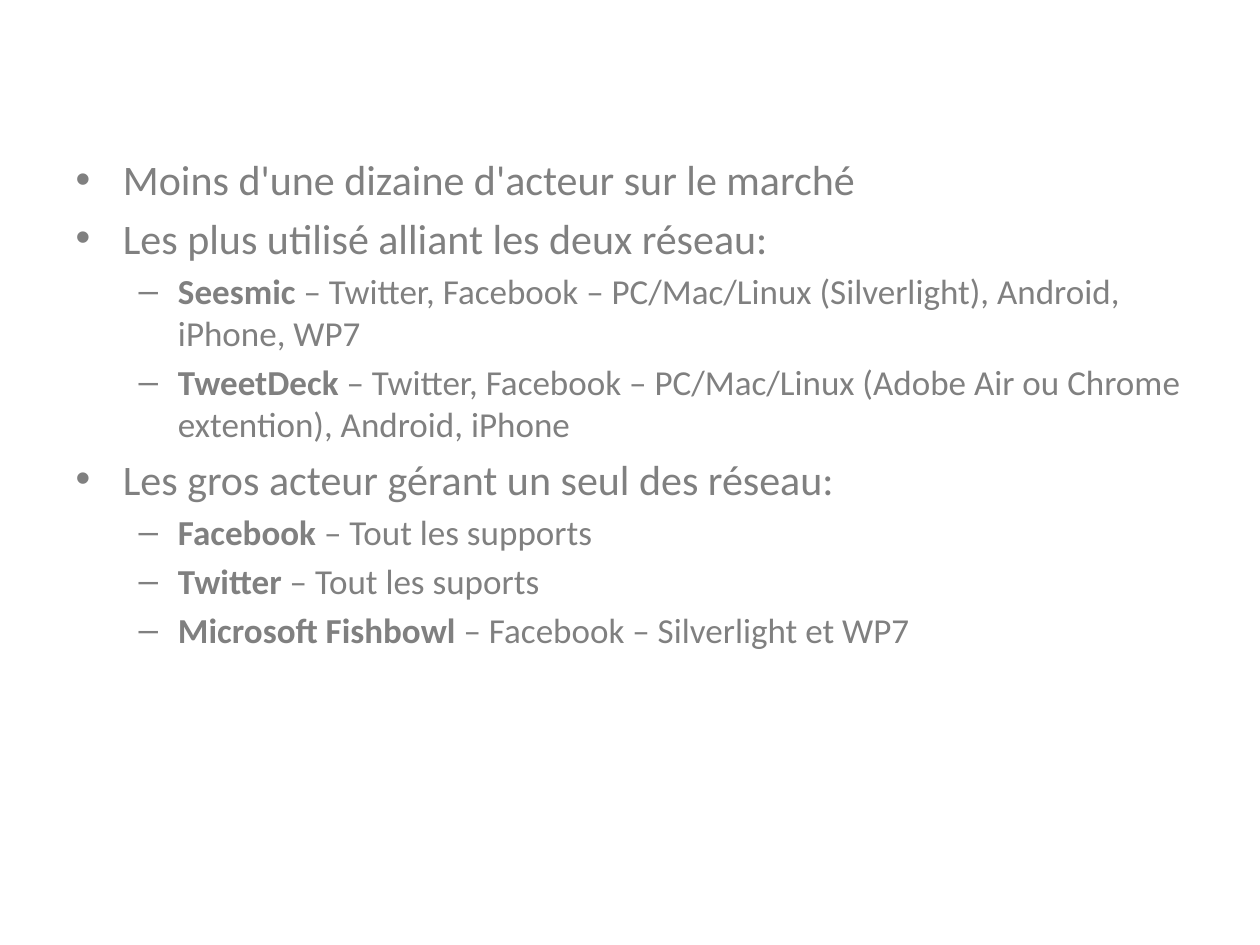
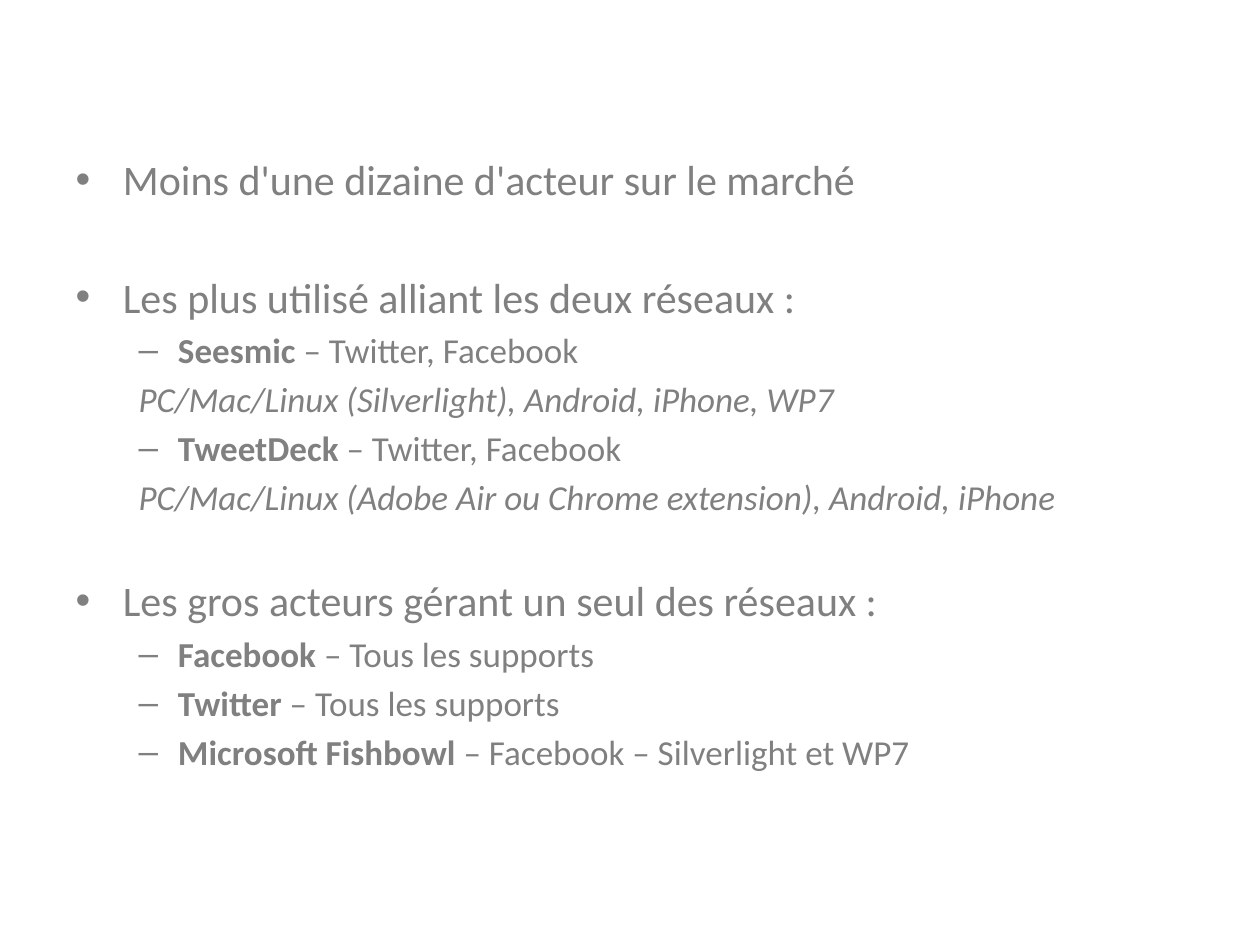
Before and after one commit to Riges/eip-silverlight, a slide deck: slide 6 of Docs/eip 10.09.11/myNETwork.pptx. Drawn at 1260x945 pixels with LibreOffice and Linux fonts; fonts in the diff are those of the drawing; background and template pictures are left out. Boxes give left, top, right and bottom in pixels: in the first picture for what was removed or moved away, otherwise in the second. Text is boxed around its words. In the diff, an @@ line names an element or a change of style, - is before the commit and + after.

```diff
--- a/Docs/eip 10.09.11/myNETwork.pptx
+++ b/Docs/eip 10.09.11/myNETwork.pptx
@@ text at (123,284,1055,722): text changed @@
-• Les plus utilisé alliant les deux réseau:
-  – Seesmic – Twitter, Facebook – PC/Mac/Linux (Silverlight), Android, iPhone, WP7
-  – TweetDeck – Twitter, Facebook – PC/Mac/Linux (Adobe Air ou Chrome extention), Android, iPhone
-• Les gros acteur gérant un seul des réseau:
-  – Facebook – Tout les supports
-  – Twitter – Tout les suports
+• Les plus utilisé alliant les deux réseaux :
+  – Seesmic – Twitter, Facebook
+  PC/Mac/Linux (Silverlight), Android, iPhone, WP7
+  – TweetDeck – Twitter, Facebook
+  PC/Mac/Linux (Adobe Air ou Chrome extension), Android, iPhone
+• Les gros acteurs gérant un seul des réseaux :
+  – Facebook – Tous les supports
+  – Twitter – Tous les supports
```
Also in this commit, not shown: 8 other slides changed.
